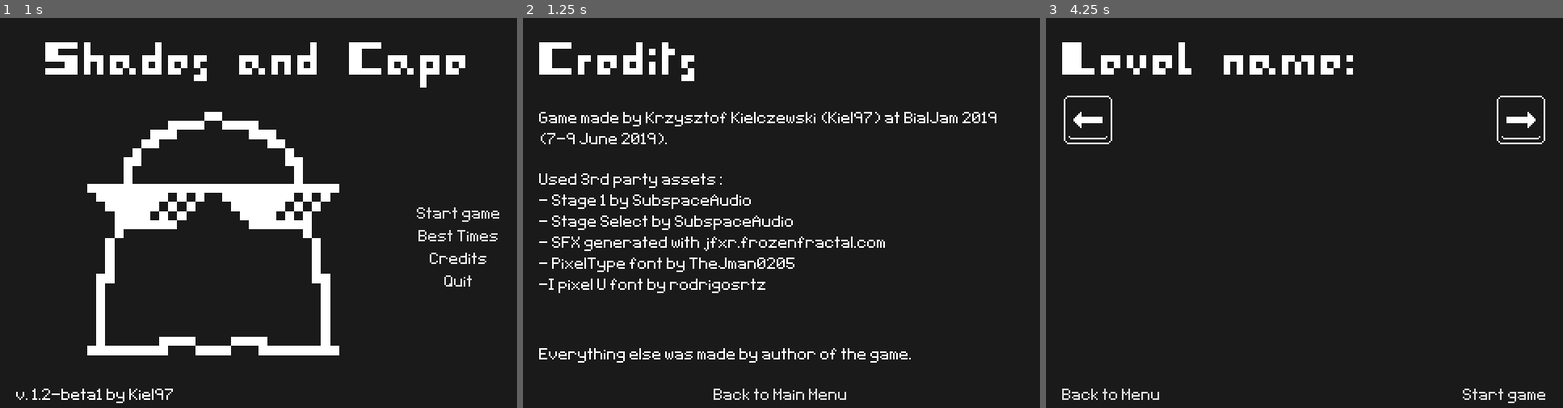
Above: before the commit, frames 1-3 (left to right).
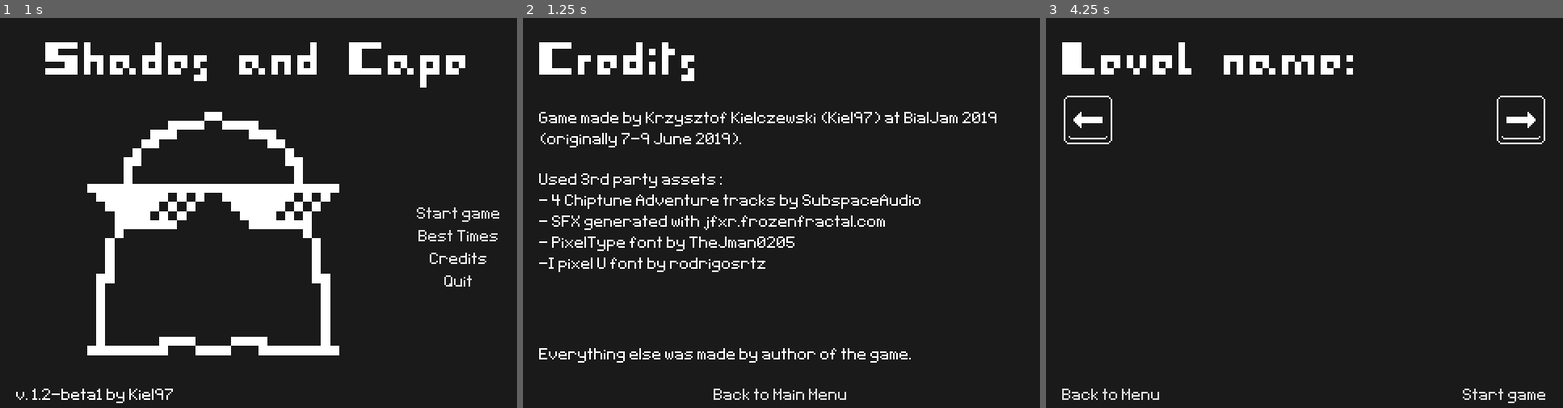
Above: after the commit, the same moments.

Repository: Kiel97/bialjam2019
Game: Godot game, scene res://Menu/MainMenu.tscn
The game is run twice, just before and just after one commit, with the same random seed, the same clock (stepped at 60 frames per second) and the same inputs. Sound files missing from this copy of the repository are replaced by a short silence.
Inputs:
- Up to frame 1 (1 s): click "Credits" at 0.5 s
- Up to frame 2 (1.25 s): no input
- Up to frame 3 (4.25 s): tap Enter (enter) at 1.25, 2.1 s; hold Enter (enter) 1.28-2.03 s; hold Right (move_right) 1.28-2.75 s; tap Up (jump) at 1.52, 2.27 s; tap R (retry) at 2 s; click "Back to Main Menu" at 2.75 s; click "Start game" at 3.5 s

Frame 1 is identical in both runs. In frame 2, 3.4% of the frame differs, in the area x 3-77%, y 29-71%; in frame 3, nothing differs.
Error in both runs: Trying to assign value of type 'Node2D' to a variable of type 'PackedScene'. (res://Menu/SelectLevel.gd:49)

Commit message:
Updated Credits

Diff:
--- a/Bialjam2019/Menu/CreditsScreen.tscn
+++ b/Bialjam2019/Menu/CreditsScreen.tscn
@@ -41,22 +41,21 @@
 margin_bottom = 78.0
 custom_fonts/font = ExtResource( 4 )
 text = "Game made by Krzysztof Kielczewski (Kiel97) at BialJam 2019
-(7-9 June 2019)."
+(originally 7-9 June 2019)."
 
 [node name="UsedAssetsLabel" type="Label" parent="PanelContainer/MarginContainer/VBoxContainer"]
 margin_top = 93.0
 margin_right = 300.0
-margin_bottom = 168.0
+margin_bottom = 155.0
 custom_fonts/font = ExtResource( 4 )
 text = "Used 3rd party assets:
-- Stage 1 by SubspaceAudio
-- Stage Select by SubspaceAudio
+- 4 Chiptune Adventure tracks by SubspaceAudio
 - SFX generated with jfxr.frozenfractal.com
 - PixelType font by TheJman0205
 -I pixel U font by rodrigosrtz"
 
 [node name="Control" type="Control" parent="PanelContainer/MarginContainer/VBoxContainer"]
-margin_top = 183.0
+margin_top = 170.0
 margin_right = 300.0
 margin_bottom = 186.0
 size_flags_horizontal = 3
